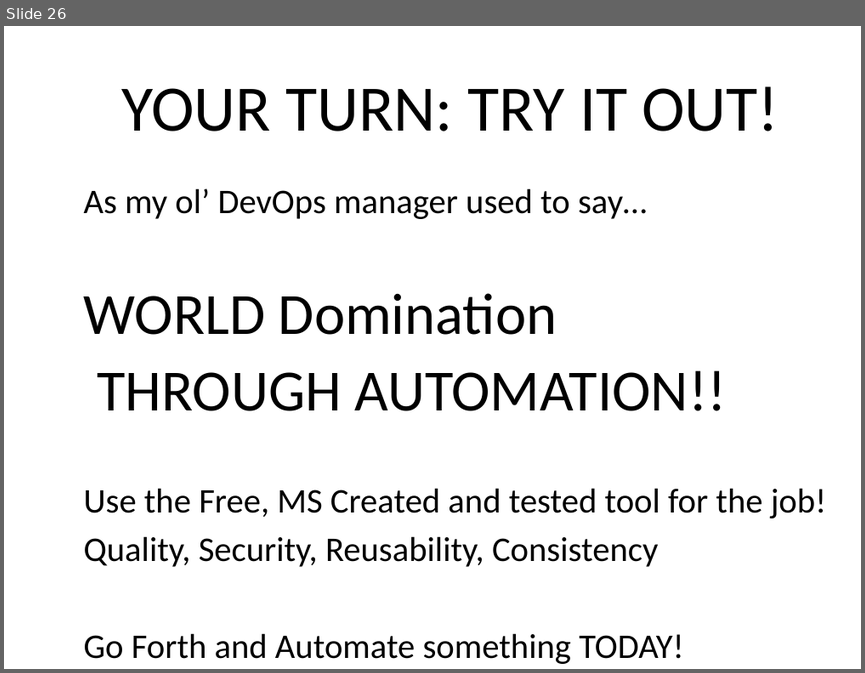
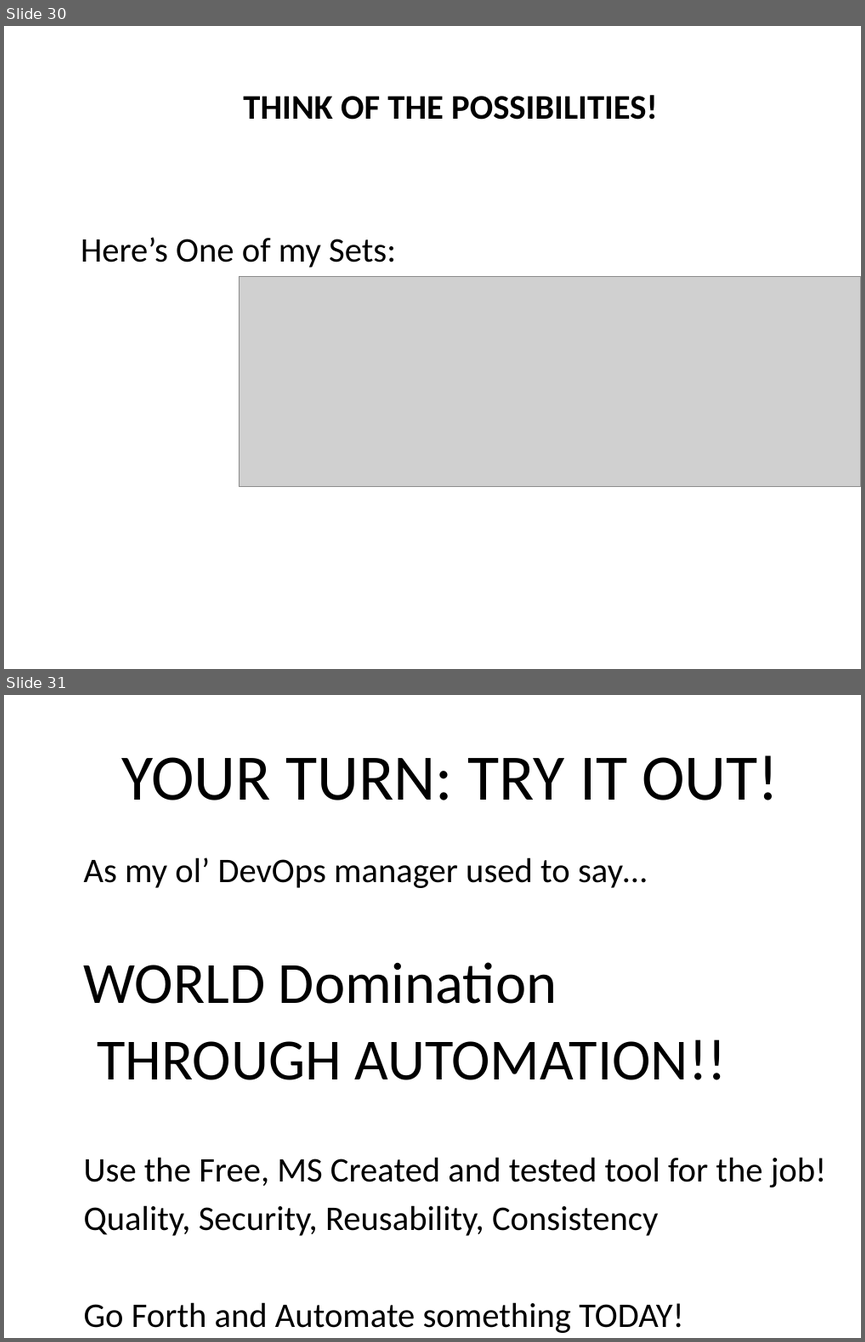
Before and after one commit to GoddessOfTheDatabase/SSPowershell, a slide deck: Presentation2-wTemplate.odp. Shown one above the other, each under a label of ours: slide 26 before the commit, slides 30 and 31 after it. The pictures are 865x673 and 865x1342 pixels, drawn with LibreOffice and Linux fonts; fonts in the diff are those of the drawing; grey boxes stand for pictures; background and template pictures are left out. Boxes give left, top, right and bottom in pixels: in the first picture for what was removed or moved away, otherwise in the second. Text is boxed around its words. In the diff, an @@ line names an element or a change of style, - is before the commit and + after.

```diff
--- a/Presentation2-wTemplate.odp
+++ b/Presentation2-wTemplate.odp
@@ slide 30 added at [4,26,861,669], background picture (left out) @@
@@ title added at [243,95,658,120], 32 pt, text #000000, bold @@
+THINK OF THE POSSIBILITIES!
@@ text added at [80,237,396,267], 32 pt, text #000000 @@
+Here’s One of my Sets:
@@ picture added at [239,277,861,487] @@
@@ what was slide 26 is now slide 31 @@
```
Also in this commit, not shown: 2 slides changed, 4 other slides added.
